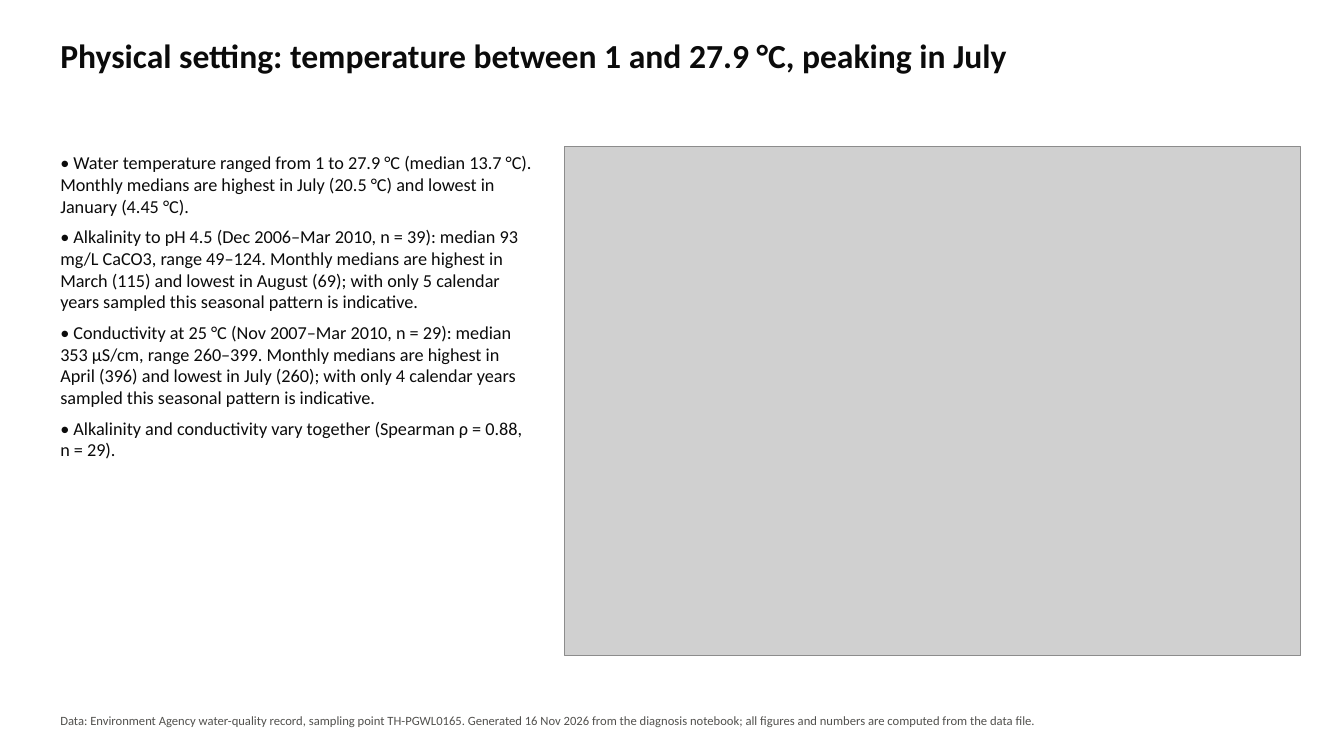
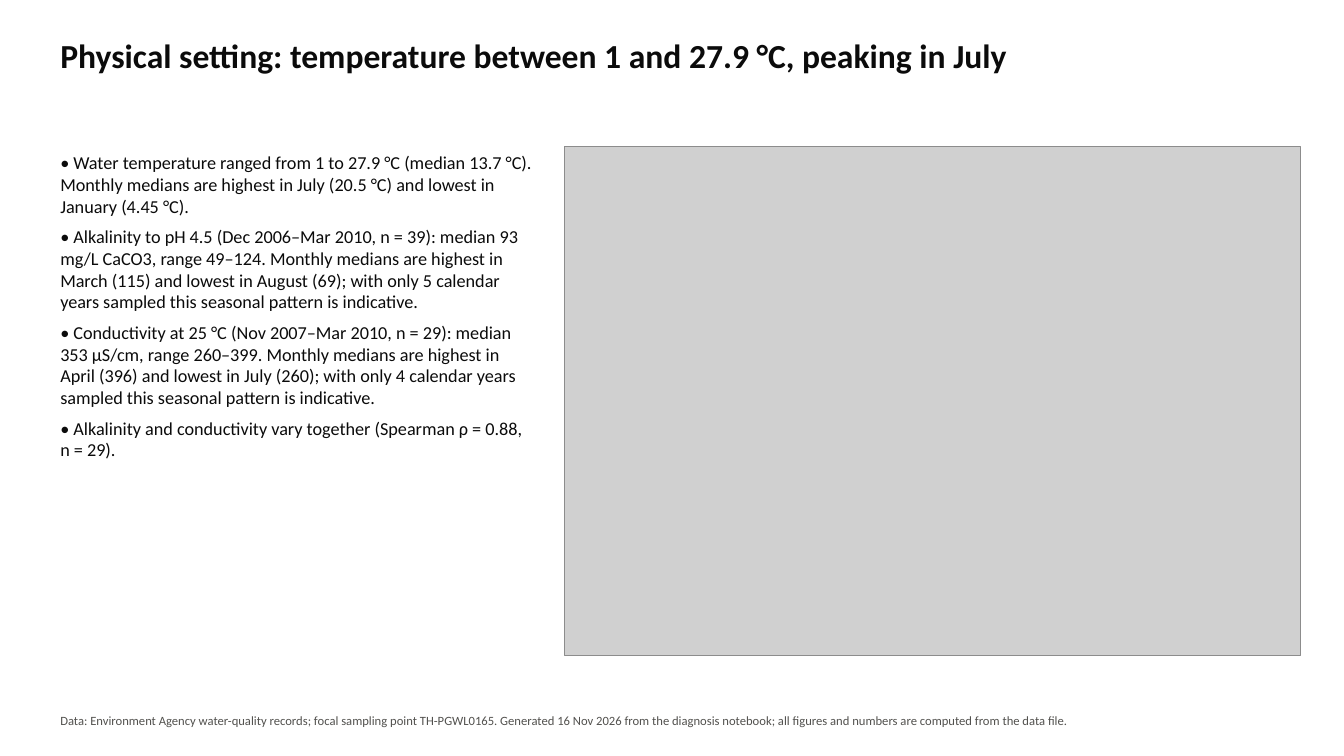
Before and after one commit to sofiamidauar/PhD-resources, a slide deck: slide 4 of KVP-water-quality-diagnosis/outputs/report/KVP_water_quality_summary.pptx. Drawn at 1344x756 pixels with LibreOffice and Linux fonts; fonts in the diff are those of the drawing; grey boxes stand for pictures. Boxes give left, top, right and bottom in pixels: in the first picture for what was removed or moved away, otherwise in the second. Text is boxed around its words. In the diff, an @@ line names an element or a change of style, - is before the commit and + after.

```diff
--- a/KVP-water-quality-diagnosis/outputs/report/KVP_water_quality_summary.pptx
+++ b/KVP-water-quality-diagnosis/outputs/report/KVP_water_quality_summary.pptx
@@ text at (60, 716, 1067, 727): text changed @@
-Data: Environment Agency water-quality record, sampling point TH-PGWL0165. Generated 16 Nov 2026 from the diagnosis notebook; all figures and numbers are computed from the data file.
+Data: Environment Agency water-quality records; focal sampling point TH-PGWL0165. Generated 16 Nov 2026 from the diagnosis notebook; all figures and numbers are computed from the data file.
```
Also in this commit, not shown: 12 other slides changed, 1 slide added, 6 other files.
